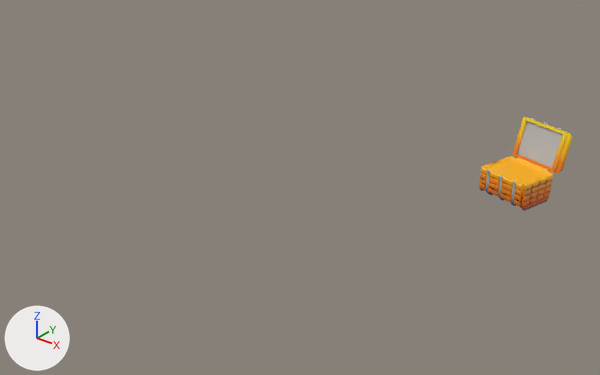
Two versions of the FBX model Assets/3D Models/world_jasper/CHIPS_console.fbx, one commit apart.
Before and after are seen from a 50 mm camera at (0.0547, -0.041, 0.0314) aimed at (0.0179, 0.0049, 0.0029). The lights are fixed; the arrows at lower left show +X, +Y and +Z. Vertices at the same position are counted once.

The first picture shows 'CHIPS_console'.
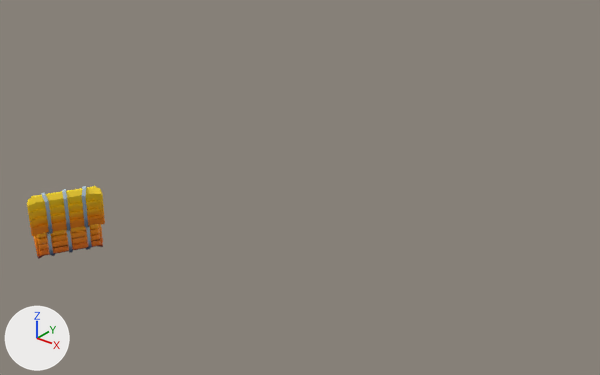
Where the change shows, as pixel boxes [x1, y1, x2, y2] in the pictures (600 x 375 px):
'CHIPS_console', recoloured, moved, turned: before [479, 117, 573, 211]; after [27, 186, 105, 259]
part 1 of me_mesh, recoloured: before [518, 121, 563, 168]

The edits, one by one:
Picture 'environment gradientmap_jasper.jpg.001' (img_environment_gradientmap_jasper_jpg_001) is new.
Material 'glowingScreen' (mat_glowingscreen) is new.
Its texture is img_environment_gradientmap_jasper_jpg_001.
me_mesh has 1090 vertices, 1138 faces and spans x -0.257..0.257, y -0.296..0.296, z -0.278..0.267.
me_mesh is used by ob_chips_console; location (0.02954, 0.02032, 0.00298); rotation (1.571, 0.0, 2.88), in degrees (90, 0, 165); scale (0.01, 0.01, 0.01).
me_mesh part 1: all 1 face that had it switch from mat_glowingscreen2 (grey #bcbcbc) to mat_glowingscreen (picture img_environment_gradientmap_jasper_jpg_001).
Object 'CHIPS_console' (ob_chips_console) moves from (0.02954, 0.02032, 0.00298) to (0.00733, -0.00944, 0.00298).
Object 'CHIPS_console' (ob_chips_console) turns from (90, 0, 165) to (90, 0, 60) degrees about x, y and z.
